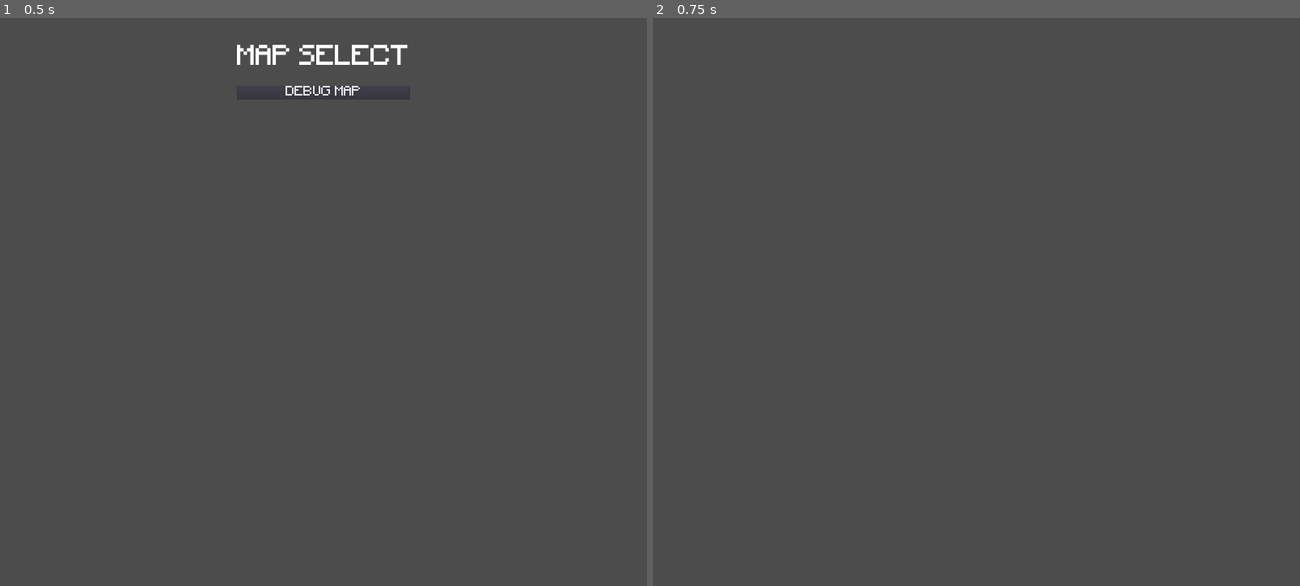
Above: before the commit, frames 1-2 (left to right).
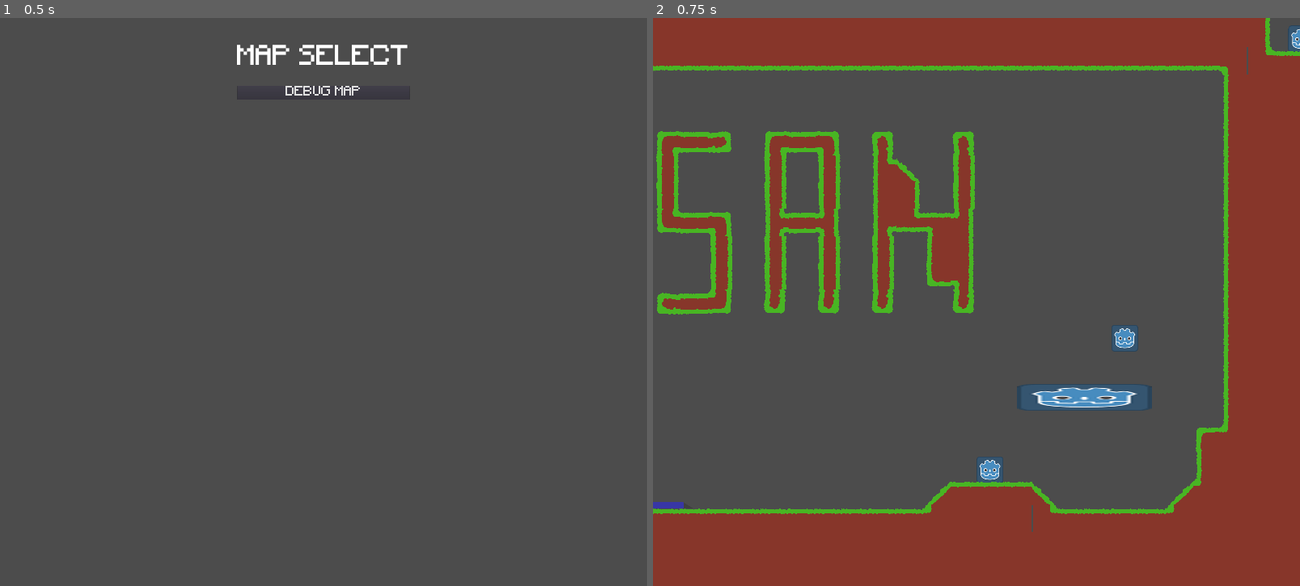
Above: after the commit, the same moments.

Repository: digitalphoton/gamejam_2020.11
Game: Godot game, scene res://Main.tscn
Two runs of this game, one before a commit and one after it. Both use one fixed random seed, a clock stepped at 60 frames per second and the inputs below. The engine's default icon, where the game draws it, is replaced by a stand-in: a white triangle on a blue panel in a dark square.
Inputs:
- Up to frame 1 (0.5 s): no input
- Up to frame 2 (0.75 s): click "DEBUG MAP" at 0.5 s

Frame 1 is identical in both runs. In frame 2, 42% of the frame differs, in the area x 0-100%, y 0-100%.
Error before the commit: Attempt to call function 'instance' in base 'null instance' on a null instance. (res://Main.gd:13)

Commit message:
Update because something changed idk

Diff:
--- a/Maps/DebugMap.tscn
+++ b/Maps/DebugMap.tscn
@@ -5,8 +5,8 @@
 [ext_resource path="res://Map Components/Box.tscn" type="PackedScene" id=3]
 [ext_resource path="res://Maps/DebugMap.gd" type="Script" id=4]
 [ext_resource path="res://Characters/Player.tscn" type="PackedScene" id=5]
-[ext_resource path="res://Button/Porta.tscn" type="PackedScene" id=6]
-[ext_resource path="res://Pulley/Pulley.gd" type="Script" id=7]
+[ext_resource path="res://Map Components/Button/Porta.tscn" type="PackedScene" id=6]
+[ext_resource path="res://Map Components/Button/Button.tscn" type="PackedScene" id=7]
 [ext_resource path="res://icon.png" type="Texture" id=8]
 [ext_resource path="res://Map Components/Pit.tscn" type="PackedScene" id=9]
 [ext_resource path="res://Map Components/RotatingPlatform.tscn" type="PackedScene" id=10]
@@ -548,7 +548,6 @@
 
 [node name="Pulley" type="Node2D" parent="."]
 position = Vector2( 9484.05, 3277.13 )
-script = ExtResource( 7 )
 
 [node name="platform1" type="KinematicBody2D" parent="Pulley"]
 position = Vector2( -1536, 0 )
@@ -589,14 +588,6 @@
 [node name="CollisionShape2D" type="CollisionShape2D" parent="Pulley/Limiter"]
 shape = SubResource( 55 )
 
-[node name="Door" parent="." instance=ExtResource( 6 )]
-
-[node name="Door" parent="Door" index="0"]
-position = Vector2( 3937.17, 4140.82 )
-
-[node name="Button" parent="Door" index="1"]
-position = Vector2( 8881.26, 9469.58 )
-
 [node name="Pit" parent="." instance=ExtResource( 9 )]
 position = Vector2( 1536, 4480 )
 script = SubResource( 56 )
@@ -606,6 +597,14 @@
 
 [node name="RotatingPlatform" parent="." instance=ExtResource( 10 )]
 position = Vector2( 11264, 8448 )
+
+[node name="Button" parent="." instance=ExtResource( 7 )]
+position = Vector2( 7296, 9472 )
+
+[node name="Door2" parent="." instance=ExtResource( 6 )]
+position = Vector2( 3968, 4224 )
+
+[node name="Door" parent="." instance=ExtResource( 6 )]
 [connection signal="body_entered" from="Pulley/platform1/Area2Dplat1" to="Pulley" method="_on_Area2Dplat1_body_entered"]
 [connection signal="body_exited" from="Pulley/platform1/Area2Dplat1" to="Pulley" method="_on_Area2Dplat1_body_exited"]
 [connection signal="body_entered" from="Pulley/platform2/Area2Dplat2" to="Pulley" method="_on_Area2Dplat2_body_entered"]
@@ -613,6 +612,4 @@
 [connection signal="body_entered" from="Pulley/Limiter" to="Pulley" method="_on_Limiter_body_entered"]
 [connection signal="body_exited" from="Pulley/Limiter" to="Pulley" method="_on_Limiter_body_exited"]
 
-[editable path="Door"]
-
 [editable path="Pit"]
--- a/project.godot
+++ b/project.godot
@@ -46,11 +46,6 @@
 "events": [ Object(InputEventKey,"resource_local_to_scene":false,"resource_name":"","device":0,"alt":false,"shift":false,"control":false,"meta":false,"command":false,"pressed":false,"scancode":32,"unicode":0,"echo":false,"script":null)
  ]
 }
-Pickup={
-"deadzone": 0.5,
-"events": [ Object(InputEventKey,"resource_local_to_scene":false,"resource_name":"","device":0,"alt":false,"shift":false,"control":false,"meta":false,"command":false,"pressed":false,"scancode":69,"unicode":0,"echo":false,"script":null)
- ]
-}
 "Select Player 1"={
 "deadzone": 0.5,
 "events": [ Object(InputEventKey,"resource_local_to_scene":false,"resource_name":"","device":0,"alt":false,"shift":false,"control":false,"meta":false,"command":false,"pressed":false,"scancode":49,"unicode":0,"echo":false,"script":null)
@@ -62,13 +57,6 @@
  ]
 }
 
-[layer_names]
-
-2d_physics/layer_1="Player"
-2d_physics/layer_2="StaticObjects"
-2d_physics/layer_3="MovableObjects"
-2d_physics/layer_4="Items"
-
 [physics]
 
 2d/default_gravity=3560
